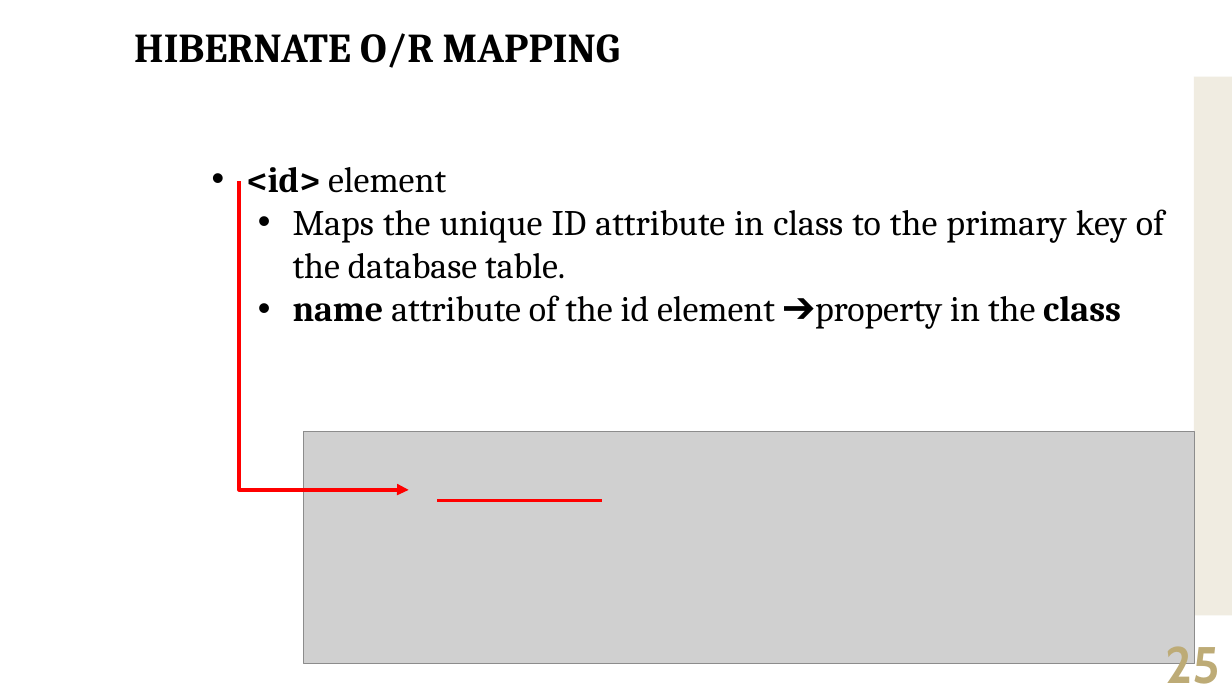
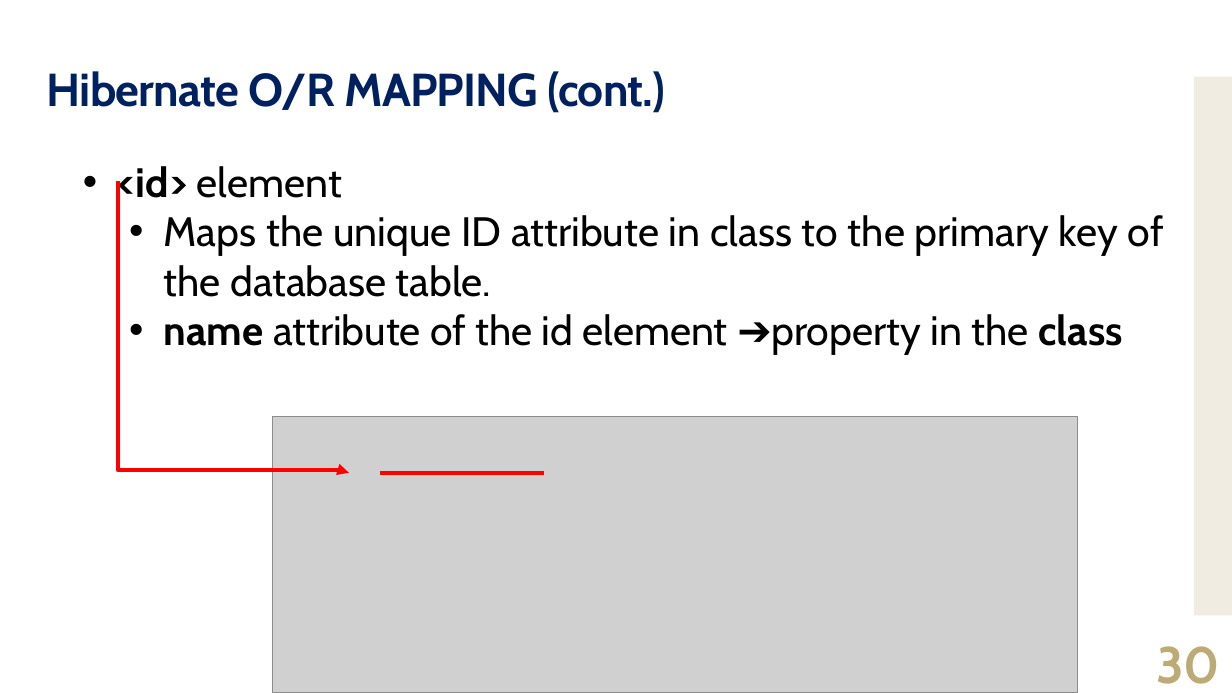
Before and after one commit to jrambasana/AJP2022-material, a slide deck: slide 30 of AJP Slides/AJP (01ce0502) - Unit 6 - Hibernate 01.pptx (slide 25 before the commit). Drawn at 1232x693 pixels with LibreOffice and Linux fonts; fonts in the diff are those of the drawing; grey boxes stand for pictures. Boxes give left, top, right and bottom in pixels: in the first picture for what was removed or moved away, otherwise in the second. Text is boxed around its words. In the diff, an @@ line names an element or a change of style, - is before the commit and + after.

```diff
--- a/AJP Slides/AJP (01ce0502) - Unit 6 - Hibernate 01.pptx
+++ b/AJP Slides/AJP (01ce0502) - Unit 6 - Hibernate 01.pptx
@@ title "Hibernate O/R MAPPING (cont.)" at [47, 71, 665, 113]: vertical alignment top to middle @@
@@ title at [47, 71, 665, 113]: text changed; size 32 to 36 pt; font Cambria to Cabin; text colour #000000 to #002060 @@
-HIBERNATE O/R MAPPING
+Hibernate O/R MAPPING (cont.)
@@ text "<id> element": place and size @@
-text "<id> element" at [246, 167, 1165, 329]
+text "<id> element" at [118, 166, 1164, 355]
@@ text "<id> element" at [118, 166, 1164, 355]: size 28 to 32 pt, font Cambria to Cabin @@
@@ elbow arrow moved from (239, 181) - (409, 490) to (118, 181) - (349, 473) @@
@@ picture: place and size @@
-picture at [304, 432, 1195, 664]
+picture at [273, 417, 1079, 693]
@@ line moved from (437, 501) - (603, 501) to (380, 473) - (544, 473) @@
@@ page number at [1156, 646, 1220, 684]: text changed @@
-25
+30
```
Also in this commit, not shown: 63 other slides changed, 5 slides added.
